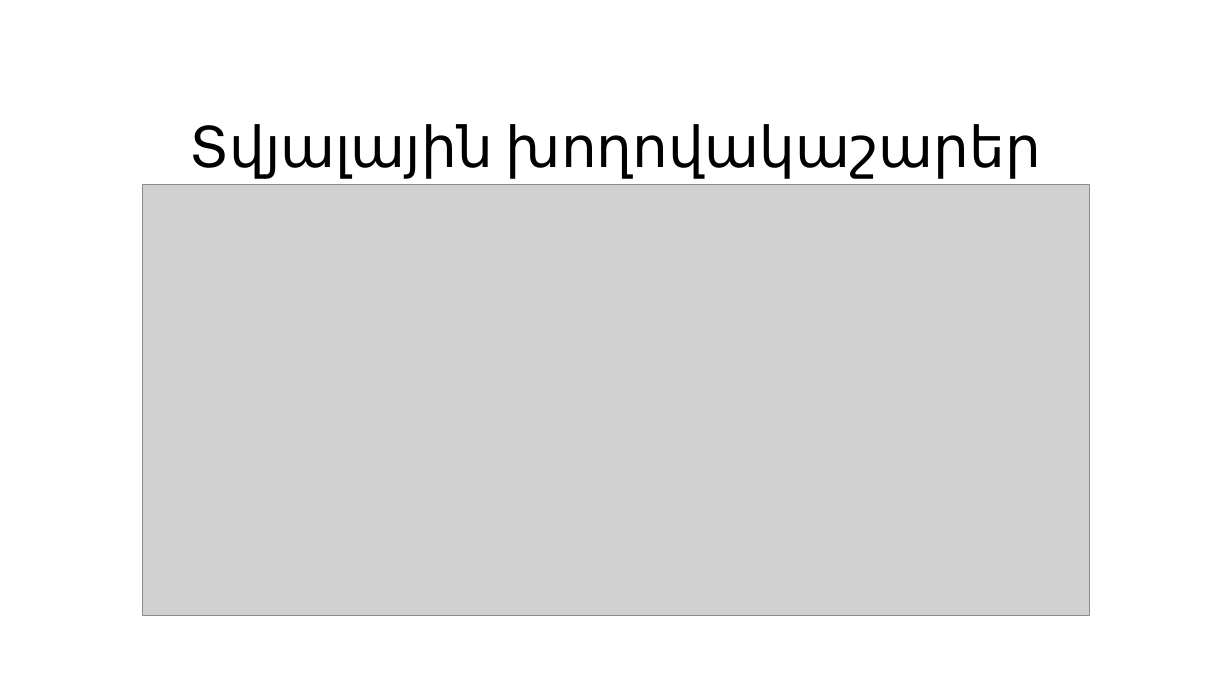
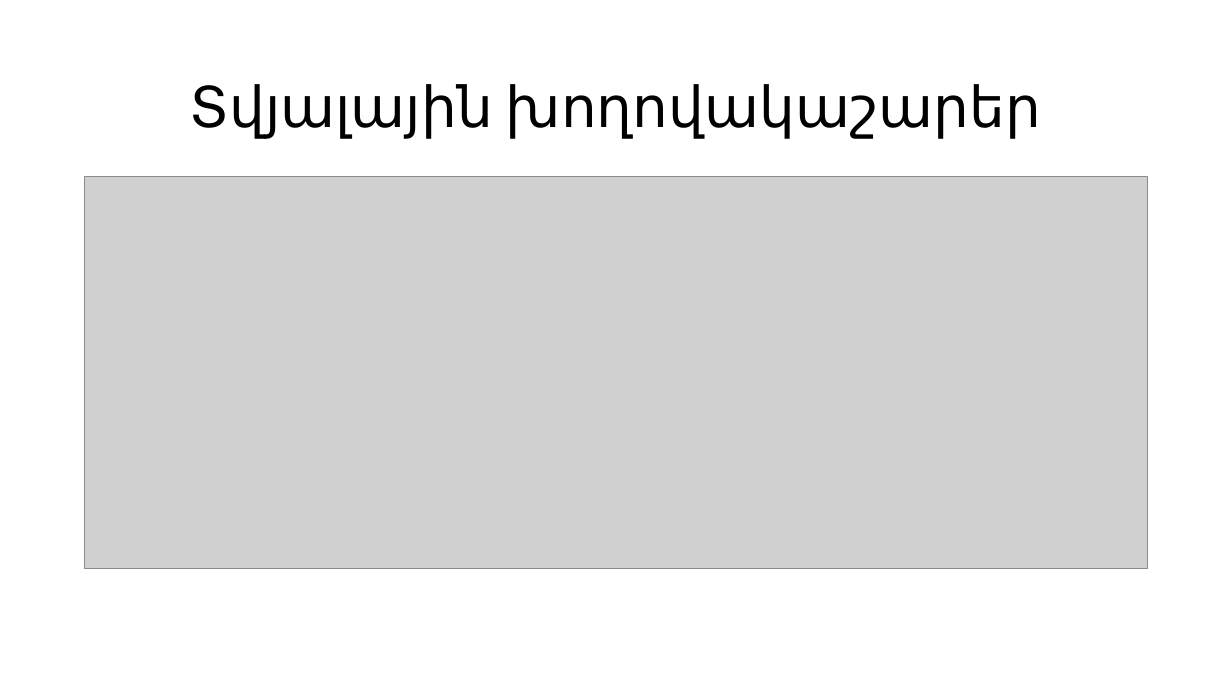
Before and after one commit to HHayk004/Diplomayin, a slide deck: slide 7 of 1 Tokosavorum.pptx. Drawn at 1232x693 pixels with LibreOffice and Linux fonts; fonts in the diff are those of the drawing; grey boxes stand for pictures. Boxes give left, top, right and bottom in pixels: in the first picture for what was removed or moved away, otherwise in the second. Text is boxed around its words. In the diff, an @@ line names an element or a change of style, - is before the commit and + after.

```diff
--- a/1 Tokosavorum.pptx
+++ b/1 Tokosavorum.pptx
@@ title "Տվյալային խողովակաշարեր" moved from (x1=190, y1=124, x2=1041, y2=179) to (x1=190, y1=84, x2=1041, y2=139) @@
@@ picture resized from (x1=142, y1=184, x2=1090, y2=616) to (x1=85, y1=177, x2=1148, y2=569) @@
```
Also in this commit, not shown: 3 other slides changed, 1 slide added, 1 slide removed, 1 other file.
